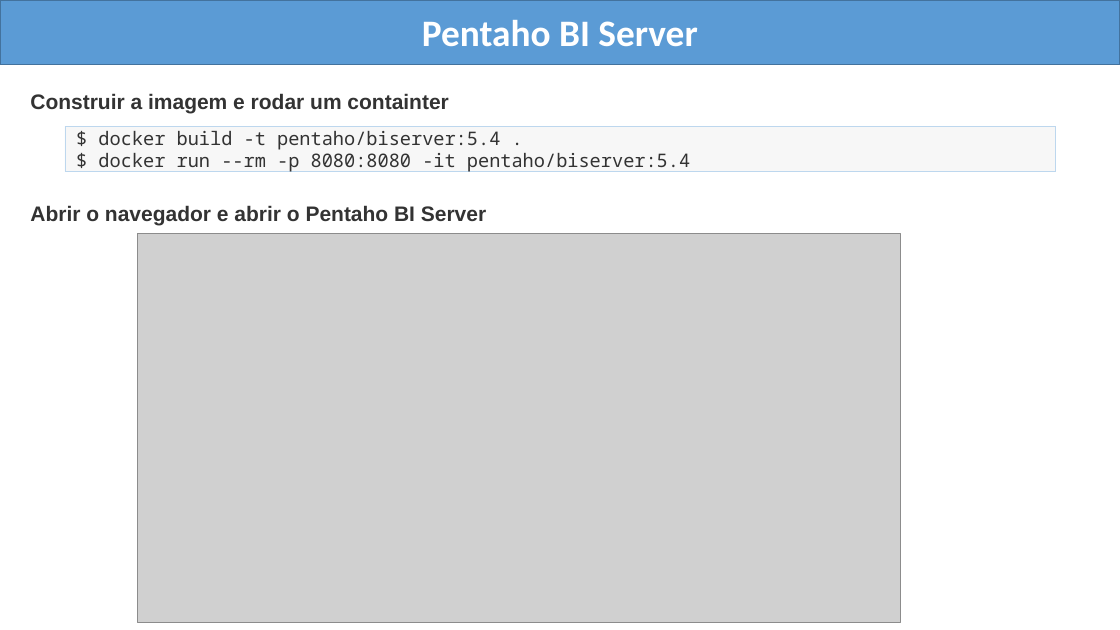
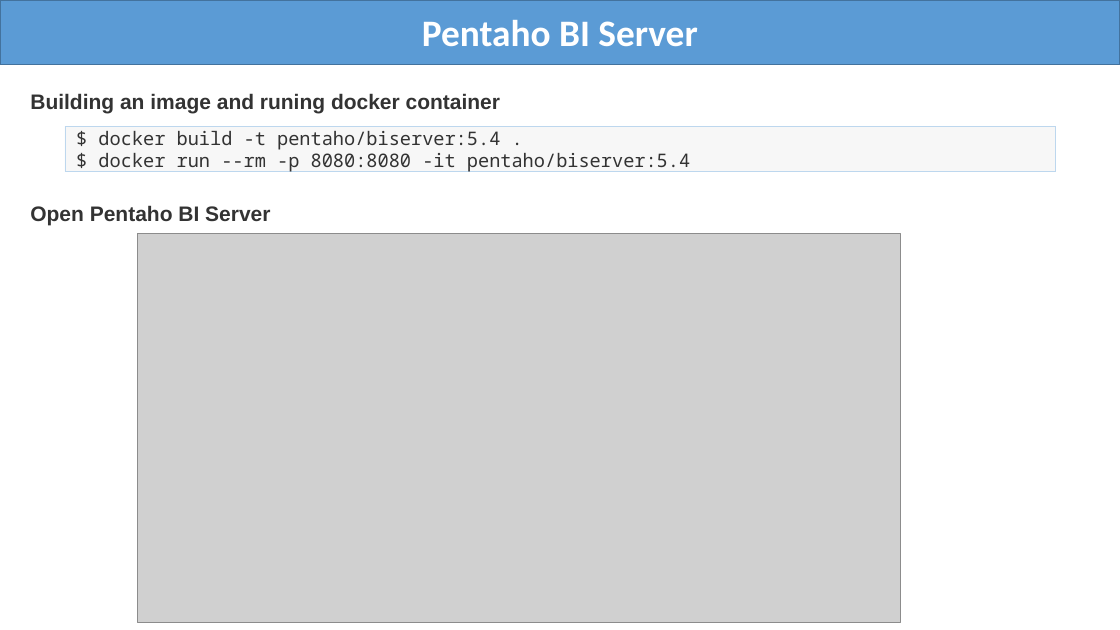
Before and after one commit to wmarinho/edw_cenipa, a slide deck: slide 11 of docs/projeto-docker-pentaho-cenipa.pptx. Drawn at 1120x630 pixels with LibreOffice and Linux fonts; fonts in the diff are those of the drawing; grey boxes stand for pictures. Boxes give left, top, right and bottom in pixels: in the first picture for what was removed or moved away, otherwise in the second. Text is boxed around its words. In the diff, an @@ line names an element or a change of style, - is before the commit and + after.

```diff
--- a/docs/projeto-docker-pentaho-cenipa.pptx
+++ b/docs/projeto-docker-pentaho-cenipa.pptx
@@ text at (30,93,500,114): text changed @@
-Construir a imagem e rodar um containter
+Building an image and runing docker container
@@ text at (30,205,270,226): text changed @@
-Abrir o navegador e abrir o Pentaho BI Server
+Open Pentaho BI Server
```
Also in this commit, not shown: 13 other slides changed, 3 other files.
